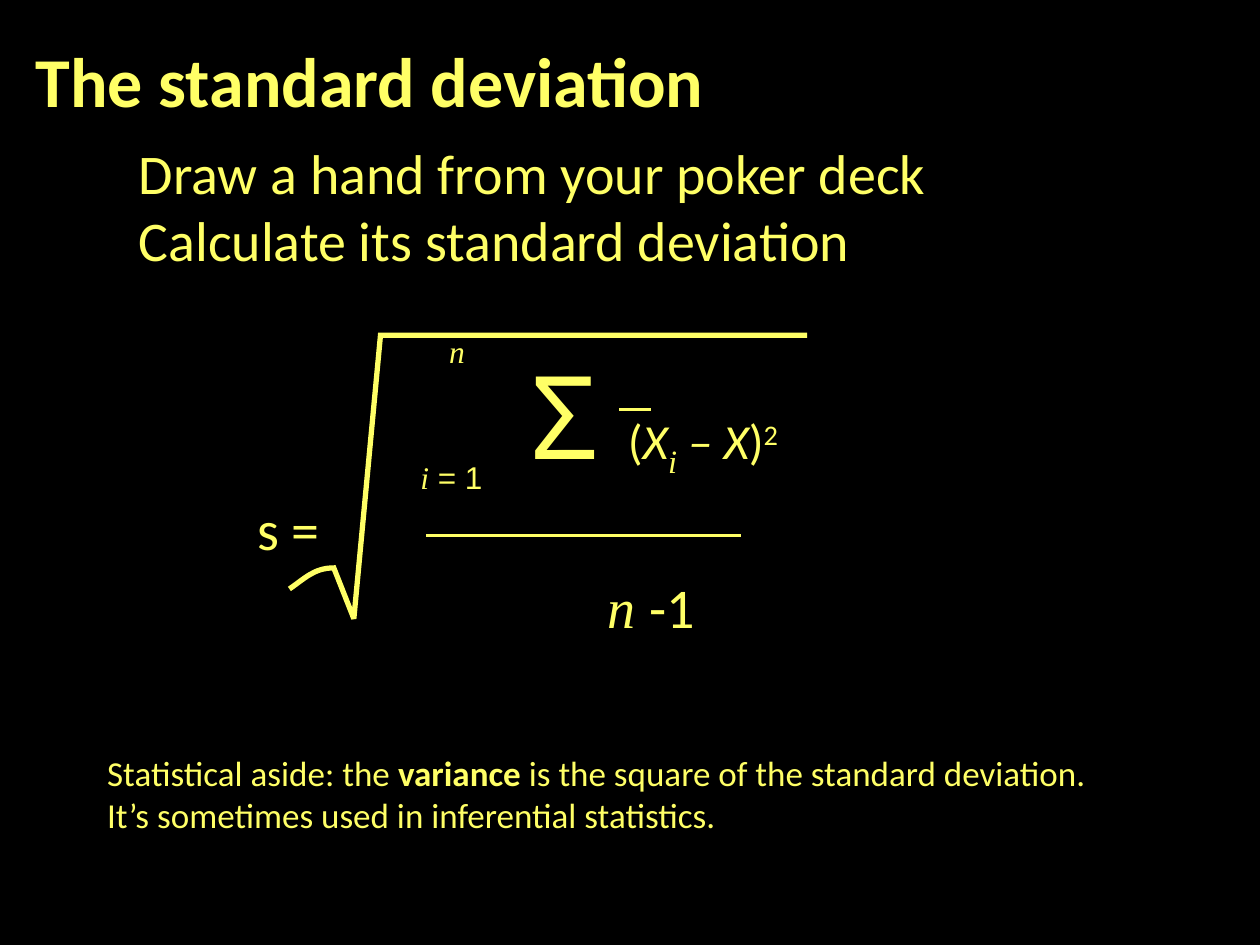
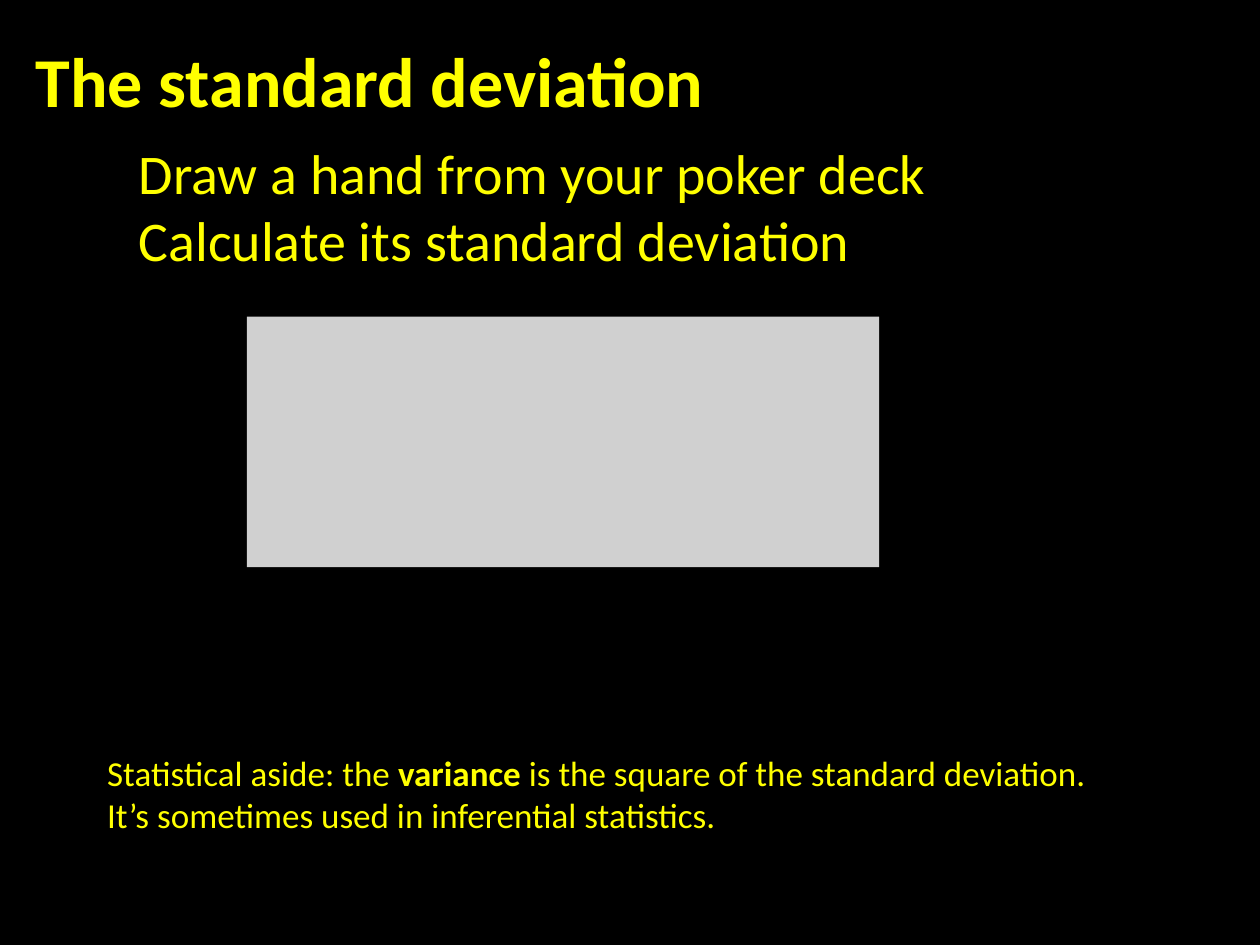
Before and after one commit to jshannon75/geog4300, a slide deck: slide 21 of Slides/Geog4300 Fa17 Lecture 5-1 Standard deviation, skew, and variance.pptx. Drawn at 1260x945 pixels with LibreOffice and Linux fonts; fonts in the diff are those of the drawing; grey boxes stand for pictures. Boxes give left, top, right and bottom in pixels: in the first picture for what was removed or moved away, otherwise in the second. Text is boxed around its words. In the diff, an @@ line names an element or a change of style, - is before the commit and + after.

```diff
--- a/Slides/Geog4300 Fa17 Lecture 5-1 Standard deviation, skew, and variance.pptx
+++ b/Slides/Geog4300 Fa17 Lecture 5-1 Standard deviation, skew, and variance.pptx
@@ picture added at [247,316,879,567] @@
@@ rectangle removed at [437,325,479,375] @@
-n
@@ freeform shape removed at [290,335,808,619] @@
@@ text removed at [257,376,778,628] @@
-Σ (Xi – X)2
-s =
-n -1
@@ line removed from (620, 410) to (651, 410) @@
@@ rectangle removed at [408,451,496,501] @@
-i = 1
@@ line removed from (426, 536) to (741, 536) @@
@@ text colour #FFFF66 to #FFFF00 in 3 elements at [36,57,704,108], [139,155,925,262], [107,761,1085,829] @@
```
Also in this commit, not shown: 2 other slides changed, 1 other file.
